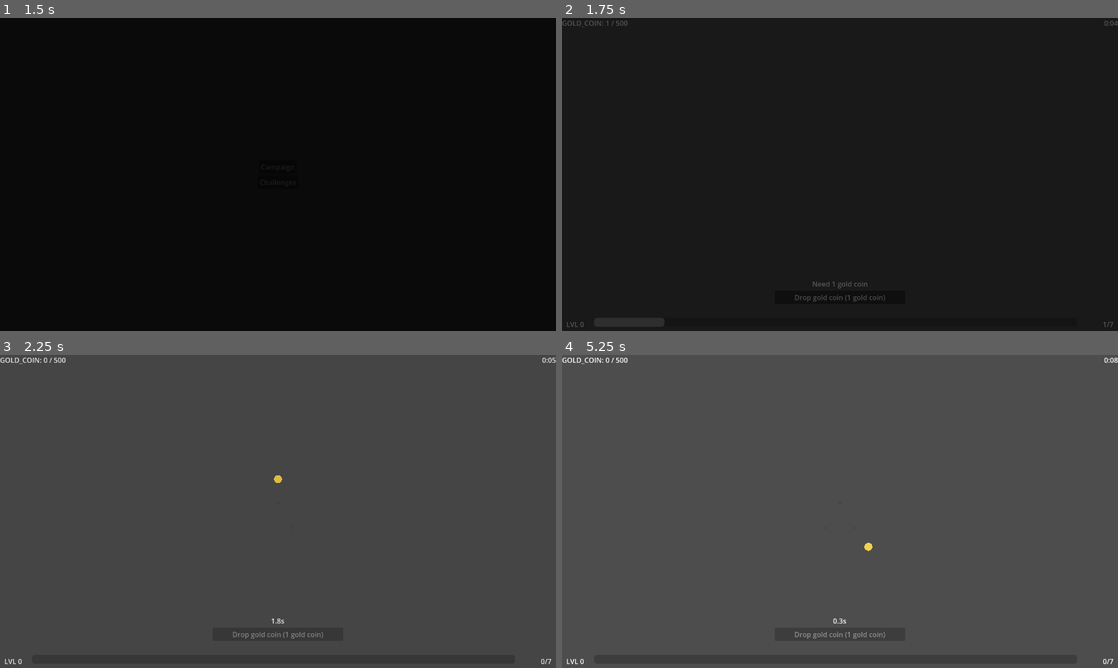
Above: before the commit, frames 1-4 (two rows, left to right).
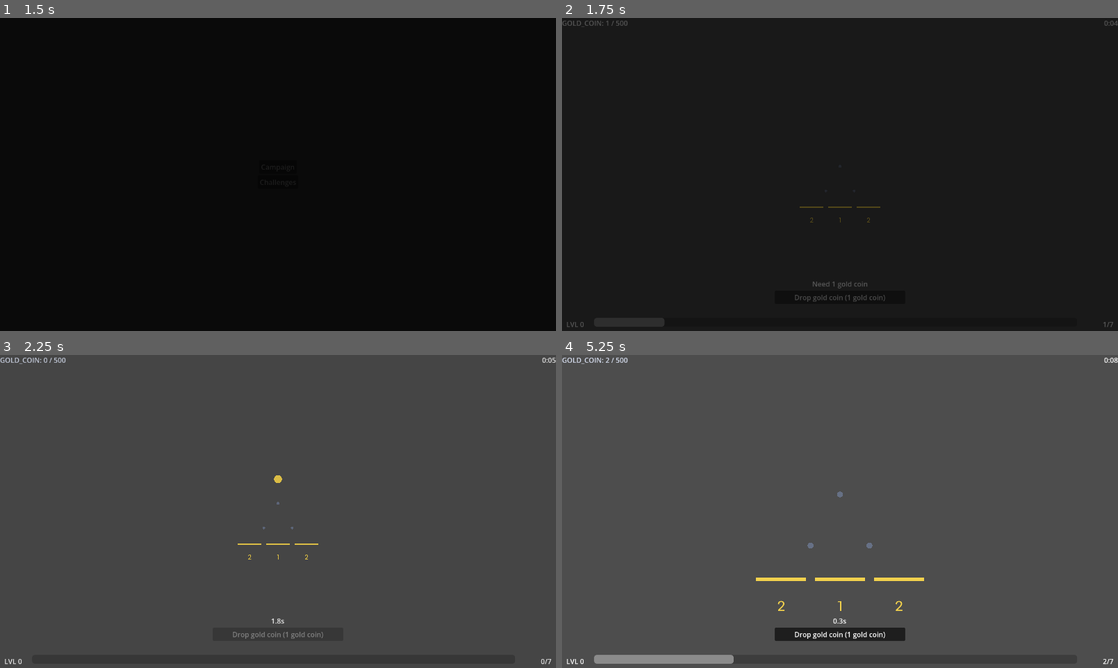
Above: after the commit, the same moments.

Repository: kjbrown-sandbox/pleenko
Game: Godot game, scene res://entities/main_menu/main_menu.tscn
Same seed, same stepped clock (60 frames per second), same inputs: the game is played once before the commit and once after it.
Inputs (mouse positions are in pixels of both pictures, inside the frame that each line leads up to):
- Up to frame 1 (1.5 s): click "Campaign" at 0.5 s; click "Campaign" at 1.25 s
- Up to frame 2 (1.75 s): no input
- Up to frame 3 (2.25 s): tap Enter at 2 s; move the mouse to (400, 495) at 2.02 s; hold Right (board_right) from 2.03 s (still down); hold Space (drop_coin) from 2.03 s (still down); click (400, 495) at 2.17 s
- Up to frame 4 (5.25 s): tap R (reset_game) at 2.75 s; move the mouse to (728, 527) at 2.77 s; release Right (board_right) at 2.78 s; release Space (drop_coin) at 2.78 s; hold Left (board_left) 2.78-3.5 s; tap 1 (drop_unrefined) at 2.85 s; click "Drop gold coin (1 gold coin)" at 3.5 s; move the mouse to (895, 442) at 4.27 s; hold Right (board_right) from 4.28 s (still down); tap P at 4.35 s; move the mouse to (812, 574) at 5.02 s; tap Space (drop_coin) at 5.1 s; click (812, 574) at 5.17 s

Frame 1 is identical in both runs. In frame 2, less than 0.1% of the frame differs, in the area x 42-58%, y 60-66%; in frame 3, 0.1%; in frame 4, 2.1%, in the area x 0-98%, y 0-99%.
Error before the commit: Parse Error: Cannot infer the type of "flash_color" variable because the value doesn't have a set type. (res://entities/bucket/bucket.gd:43)

Commit message:
Use master colors

Diff:
--- a/style_lab/presets/cool_slate.tres
+++ b/style_lab/presets/cool_slate.tres
@@ -5,14 +5,25 @@
 
 [resource]
 script = ExtResource("1_vt")
-background_color = Color(0.14, 0.16, 0.22, 1)
-ambient_light_color = Color(0.25, 0.3, 0.45, 1)
+bg_shade_1 = Color(0.08, 0.09, 0.13, 1)
+bg_shade_2 = Color(0.14, 0.16, 0.22, 1)
+bg_shade_3 = Color(0.25, 0.28, 0.35, 1)
+bg_shade_4 = Color(0.4, 0.44, 0.52, 1)
+bg_shade_5 = Color(0.6, 0.65, 0.8, 1)
+bg_shade_6 = Color(0.85, 0.88, 0.95, 1)
+gold_dark = Color(0.6, 0.5, 0.12, 1)
+gold_normal = Color(0.95, 0.82, 0.3, 1)
+gold_light = Color(1, 0.94, 0.6, 1)
+orange_dark = Color(0.55, 0.28, 0.12, 1)
+orange_normal = Color(0.95, 0.5, 0.25, 1)
+orange_light = Color(1, 0.72, 0.5, 1)
+red_dark = Color(0.5, 0.1, 0.08, 1)
+red_normal = Color(0.9, 0.25, 0.2, 1)
+red_light = Color(1, 0.5, 0.45, 1)
 ambient_light_energy = 0.3
-directional_light_color = Color(0.6, 0.65, 0.8, 1)
 directional_light_energy = 1.0
 directional_light_angle = Vector3(-40, -30, 0)
 peg_radius = 0.05
-peg_color = Color(0.25, 0.28, 0.35, 1)
 peg_roughness = 0.7
 peg_metallic = 0.2
 bucket_width = 0.85
@@ -22,23 +33,10 @@
 bucket_metallic = 0.15
 bucket_label_offset = -0.3
 label_font = ExtResource("1_fbp74")
-floating_text_font_size = null
-multi_drop_font_size = null
-high_multiplier_color = null
-normal_text_color = null
-at_cap_text_color = null
 coin_radius = 0.14
 coin_roughness = 0.2
 coin_metallic = 0.6
 coin_emission_strength = 0.35
-coin_fall_time = null
-coin_bounce_height = null
-gold_color = Color(0.95, 0.82, 0.3, 1)
-orange_color = Color(0.95, 0.5, 0.25, 1)
-red_color = Color(0.9, 0.25, 0.2, 1)
-bucket_gold_color = Color(0.9490196, 0.81960785, 0.3019608, 1)
-bucket_orange_color = Color(0.6, 0.35, 0.25, 1)
-bucket_red_color = Color(0.55, 0.2, 0.2, 1)
 bucket_pulse_scale = 1.1
 bucket_pulse_duration = 0.18
 coin_spawn_scale_duration = 0.12
--- a/style_lab/presets/warm_dark_halo.tres
+++ b/style_lab/presets/warm_dark_halo.tres
@@ -5,33 +5,48 @@
 
 [resource]
 script = ExtResource("1_vt")
-background_color = Color(0.18, 0.2, 0.24, 1)
-ambient_light_color = Color(0.3, 0.35, 0.45, 1)
+
+bg_shade_1 = Color(0.1, 0.11, 0.14, 1)
+bg_shade_2 = Color(0.18, 0.2, 0.24, 1)
+bg_shade_3 = Color(0.3, 0.32, 0.36, 1)
+bg_shade_4 = Color(0.45, 0.48, 0.54, 1)
+bg_shade_5 = Color(0.7, 0.75, 0.85, 1)
+bg_shade_6 = Color(0.9, 0.92, 0.96, 1)
+
+gold_dark = Color(0.6, 0.5, 0.12, 1)
+gold_normal = Color(0.95, 0.82, 0.3, 1)
+gold_light = Color(1.0, 0.94, 0.6, 1)
+
+orange_dark = Color(0.55, 0.28, 0.12, 1)
+orange_normal = Color(0.95, 0.5, 0.25, 1)
+orange_light = Color(1.0, 0.72, 0.5, 1)
+
+red_dark = Color(0.5, 0.1, 0.08, 1)
+red_normal = Color(0.9, 0.25, 0.2, 1)
+red_light = Color(1.0, 0.5, 0.45, 1)
+
 ambient_light_energy = 0.3
-directional_light_color = Color(0.7, 0.75, 0.85, 1)
 directional_light_energy = 1.0
 directional_light_angle = Vector3(-40, -30, 0)
+
 peg_radius = 0.05
-peg_color = Color(0.3, 0.32, 0.36, 1)
 peg_roughness = 0.7
 peg_metallic = 0.2
+
 bucket_width = 0.85
 bucket_height = 0.06
 bucket_depth = 0.06
 bucket_roughness = 0.6
 bucket_metallic = 0.15
 bucket_label_offset = -0.3
+
 label_font = ExtResource("1_fbp74")
+
 coin_radius = 0.14
 coin_roughness = 0.2
 coin_metallic = 0.6
 coin_emission_strength = 0.35
-gold_color = Color(0.95, 0.82, 0.3, 1)
-orange_color = Color(0.95, 0.5, 0.25, 1)
-red_color = Color(0.9, 0.25, 0.2, 1)
-bucket_gold_color = Color(0.9490196, 0.81960785, 0.3019608, 1)
-bucket_orange_color = Color(0.6, 0.35, 0.25, 1)
-bucket_red_color = Color(0.55, 0.2, 0.2, 1)
+
 bucket_pulse_scale = 1.1
 bucket_pulse_duration = 0.18
 coin_spawn_scale_duration = 0.12
--- a/style_lab/presets/warm_minimal.tres
+++ b/style_lab/presets/warm_minimal.tres
@@ -4,4 +4,3 @@
 
 [resource]
 script = ExtResource("1_vt")
-unshaded = null
--- a/style_lab/style_lab.tscn
+++ b/style_lab/style_lab.tscn
@@ -5,9 +5,9 @@
 
 [sub_resource type="Environment" id="Environment_tljf2"]
 background_mode = 1
-background_color = Color(0.14, 0.16, 0.22, 1)
+background_color = Color(0.85, 0.88, 0.95, 1)
 ambient_light_source = 2
-ambient_light_color = Color(0.25, 0.3, 0.45, 1)
+ambient_light_color = Color(0.6, 0.65, 0.8, 1)
 ambient_light_energy = 0.3
 
 [node name="StyleLab" type="Node3D" unique_id=1947261719]
--- a/style_lab/visual_theme.gd
+++ b/style_lab/visual_theme.gd
@@ -13,13 +13,54 @@
 const RAW_RED := 3
 const RED_COIN := 4
 
-# ── Background / Environment ─────────────────────────────────────────
+# ── Palette enum ─────────────────────────────────────────────────────
+enum Palette {
+	BG_1, BG_2, BG_3, BG_4, BG_5, BG_6,
+	GOLD_DARK, GOLD_NORMAL, GOLD_LIGHT,
+	ORANGE_DARK, ORANGE_NORMAL, ORANGE_LIGHT,
+	RED_DARK, RED_NORMAL, RED_LIGHT,
+}
+
+# ── Colors (master palette) ──────────────────────────────────────────
+# Background shades: six steps from darkest to lightest
+@export_group("Colors – Background")
+@export var bg_shade_1 := Color(0.12, 0.11, 0.10)                # darkest
+@export var bg_shade_2 := Color(0.25, 0.24, 0.22)
+@export var bg_shade_3 := Color(0.45, 0.43, 0.40)
+@export var bg_shade_4 := Color(0.65, 0.63, 0.60)
+@export var bg_shade_5 := Color(0.85, 0.83, 0.80)
+@export var bg_shade_6 := Color(0.96, 0.95, 0.92)                # lightest
+
+# Per-currency colors: dark, normal, light
+@export_group("Colors – Gold")
+@export var gold_dark := Color(0.55, 0.45, 0.10)
+@export var gold_normal := Color(0.85, 0.75, 0.25)
+@export var gold_light := Color(1.0, 0.94, 0.55)
+
+@export_group("Colors – Orange")
+@export var orange_dark := Color(0.55, 0.25, 0.12)
+@export var orange_normal := Color(0.85, 0.45, 0.3)
+@export var orange_light := Color(1.0, 0.7, 0.55)
+
+@export_group("Colors – Red")
+@export var red_dark := Color(0.4, 0.08, 0.1)
+@export var red_normal := Color(0.7, 0.2, 0.25)
+@export var red_light := Color(1.0, 0.45, 0.45)
+
+# ── Color assignments (pick from palette via dropdown) ───────────────
+@export_group("Color Assignments")
+@export var background_source: Palette = Palette.BG_6
+@export var ambient_light_source: Palette = Palette.BG_5
+@export var directional_light_source: Palette = Palette.BG_6
+@export var peg_color_source: Palette = Palette.BG_4
+@export var high_multiplier_source: Palette = Palette.RED_LIGHT
+@export var normal_text_source: Palette = Palette.BG_6
+@export var at_cap_text_source: Palette = Palette.RED_LIGHT
+
+# ── Environment ──────────────────────────────────────────────────────
 @export_group("Environment")
-@export var background_color := Color(0.96, 0.95, 0.92)          # warm off-white
 @export var unshaded := true                                      # flat color, no lighting
-@export var ambient_light_color := Color(0.95, 0.93, 0.88)
 @export var ambient_light_energy := 0.4
-@export var directional_light_color := Color(1.0, 0.98, 0.94)
 @export var directional_light_energy := 0.8
 @export var directional_light_angle := Vector3(-35, -20, 0)      # euler degrees
 
@@ -29,7 +70,6 @@
 @export var peg_shape: PegShape = PegShape.SPHERE
 @export var peg_radius := 0.08
 @export var peg_height := 0.05                                    # cylinder only
-@export var peg_color := Color(0.75, 0.73, 0.70)                 # subtle but visible
 @export var peg_roughness := 0.9
 @export var peg_metallic := 0.0
 
@@ -49,9 +89,6 @@
 @export var label_outline_size := 0                               # 0 = no outline
 @export var floating_text_font_size := 40
 @export var multi_drop_font_size := 48
-@export var high_multiplier_color := Color(1.0, 0.3, 0.3, 1.0)   # red tint for big multipliers
-@export var normal_text_color := Color(1.0, 1.0, 1.0, 1.0)
-@export var at_cap_text_color := Color(1.0, 0.15, 0.15, 1.0)     # warning when currency is capped
 
 # ── Coins ────────────────────────────────────────────────────────────
 @export_group("Coins")
@@ -64,17 +101,6 @@
 @export var coin_emission_strength := 0.15                        # subtle glow
 @export var coin_fall_time := 0.4                                 # seconds per row bounce
 @export var coin_bounce_height := 0.2                             # upward arc between rows
-
-# ── Accent Colors (the sharp contrast colors) ───────────────────────
-@export_group("Accent Colors")
-@export var gold_color := Color(0.85, 0.75, 0.25)                # dusty gold
-@export var orange_color := Color(0.85, 0.45, 0.3)               # muted coral
-@export var red_color := Color(0.7, 0.2, 0.25)                   # deep maroon
-
-# Bucket colors default to the same as coin colors but can be overridden
-@export var bucket_gold_color := Color(0.85, 0.75, 0.25)
-@export var bucket_orange_color := Color(0.85, 0.45, 0.3)
-@export var bucket_red_color := Color(0.7, 0.2, 0.25)
 
 # ── Spacing / Layout ────────────────────────────────────────────────
 @export_group("Spacing")
@@ -102,31 +128,89 @@
 @export var peg_glow_halo_opacity := 0.06
 
 
-# ── Helpers ──────────────────────────────────────────────────────────
+# ── Palette resolver ─────────────────────────────────────────────────
+
+func _resolve(source: Palette) -> Color:
+	match source:
+		Palette.BG_1: return bg_shade_1
+		Palette.BG_2: return bg_shade_2
+		Palette.BG_3: return bg_shade_3
+		Palette.BG_4: return bg_shade_4
+		Palette.BG_5: return bg_shade_5
+		Palette.BG_6: return bg_shade_6
+		Palette.GOLD_DARK: return gold_dark
+		Palette.GOLD_NORMAL: return gold_normal
+		Palette.GOLD_LIGHT: return gold_light
+		Palette.ORANGE_DARK: return orange_dark
+		Palette.ORANGE_NORMAL: return orange_normal
+		Palette.ORANGE_LIGHT: return orange_light
+		Palette.RED_DARK: return red_dark
+		Palette.RED_NORMAL: return red_normal
+		Palette.RED_LIGHT: return red_light
+		_: return bg_shade_6
+
+
+# ── Derived colors (resolved from palette assignments) ───────────────
+
+var background_color: Color:
+	get: return _resolve(background_source)
+var ambient_light_color: Color:
+	get: return _resolve(ambient_light_source)
+var directional_light_color: Color:
+	get: return _resolve(directional_light_source)
+var peg_color: Color:
+	get: return _resolve(peg_color_source)
+var high_multiplier_color: Color:
+	get: return _resolve(high_multiplier_source)
+var normal_text_color: Color:
+	get: return _resolve(normal_text_source)
+var at_cap_text_color: Color:
+	get: return _resolve(at_cap_text_source)
+
+
+# ── Color helpers ────────────────────────────────────────────────────
 
 func get_coin_color(currency_type: int) -> Color:
 	match currency_type:
 		GOLD_COIN:
-			return gold_color
+			return gold_normal
 		RAW_ORANGE, ORANGE_COIN:
-			return orange_color
+			return orange_normal
 		RAW_RED, RED_COIN:
-			return red_color
-		_:
-			return gold_color
-
-
-func get_bucket_color(currency_type: int) -> Color:
+			return red_normal
+		_:
+			return gold_normal
+
+
+func get_coin_color_light(currency_type: int) -> Color:
 	match currency_type:
 		GOLD_COIN:
-			return bucket_gold_color
+			return gold_light
 		RAW_ORANGE, ORANGE_COIN:
-			return bucket_orange_color
+			return orange_light
 		RAW_RED, RED_COIN:
-			return bucket_red_color
-		_:
-			return bucket_gold_color
-
+			return red_light
+		_:
+			return gold_light
+
+
+func get_coin_color_dark(currency_type: int) -> Color:
+	match currency_type:
+		GOLD_COIN:
+			return gold_dark
+		RAW_ORANGE, ORANGE_COIN:
+			return orange_dark
+		RAW_RED, RED_COIN:
+			return red_dark
+		_:
+			return gold_dark
+
+
+func get_bucket_color(currency_type: int) -> Color:
+	return get_coin_color(currency_type)
+
+
+# ── Material / mesh factories ────────────────────────────────────────
 
 func make_coin_material(currency_type: int) -> StandardMaterial3D:
 	var mat := StandardMaterial3D.new()
